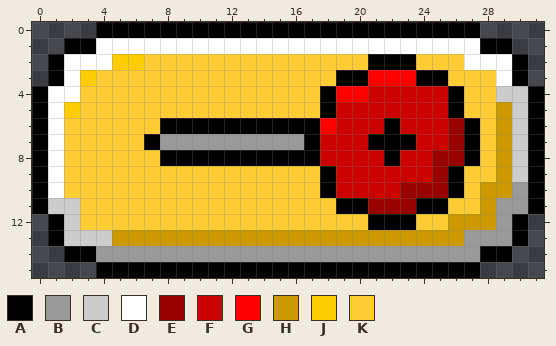
One commit to this pixel-art sprite: sprites/button/button_off.png. The first picture shows the starting point.
The file is 32x16 pixels.
Palette (. is transparent): A #000000  B #999999  C #cccccc  D #ffffff  E #990000  F #cc0000  G #ff0000  H #cc9900  J #ffcc00  K #ffcc33
Pixels before, first column x 0:
 0 ....AAAAAAAAAAAAAAAAAAAAAAAA....
 1 ..AADDDDDDDDDDDDDDDDDDDDDDDDAA..
 2 .ADDDJJKKKKKKKKKKKKKKAAAKKKDDDA.
 3 .ADJKKKKKKKKKKKKKKKAAGGGAAKKKDA.
 4 ADDKKKKKKKKKKKKKKKAGGFFFFFAKKCCA
 5 ADJKKKKKKKKKKKKKKKAFFFFFFFAKKHCA
 6 ADKKKKKKAAAAAAAAAAGFFFAFFFEAKHCA
 7 ADKKKKKABBBBBBBBBAFFFAAAFFEAKHCA
 8 ADKKKKKKAAAAAAAAAAFFFFAFFEEAKHCA
 9 ADKKKKKKKKKKKKKKKKAFFFFFFEAKKHCA
10 ADKKKKKKKKKKKKKKKKAFFFFEEEAKHHBA
11 ACCKKKKKKKKKKKKKKKKAAEEEAAKKHBBA
12 .ACKKKKKKKKKKKKKKKKKKAAAKKHHHBA.
13 .ACCCHHHHHHHHHHHHHHHHHHHHHHBBBA.
14 ..AABBBBBBBBBBBBBBBBBBBBBBBBAA..
15 ....AAAAAAAAAAAAAAAAAAAAAAAA....
Once edited:
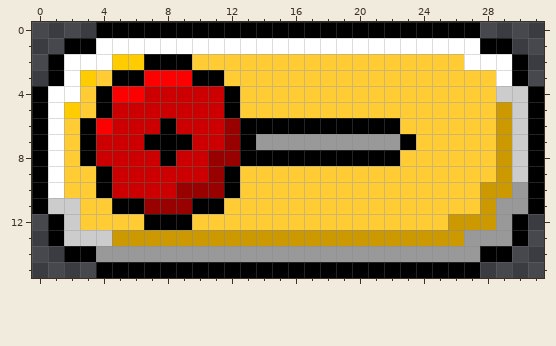
Message: Changed rotation of switch buttons
Difference:
Colour B gives way to colour A in row 7 at x 8 to 9 and 13.
Colour F gives way to colour A in row 6 at x 19 to 21; in row 8 at x 18 to 21.
Colour G gives way to colour A in row 6 at x 18.
Colour K gives way to colour A in row 2 at x 7 to 9; in row 3 at x 5 to 6 and 10 to 11; in rows 4 to 5 at x 4 and 12; in rows 6 to 8 at x 3; in rows 9 to 10 at x 4 and 12; in row 11 at x 5 to 6 and 10 to 11.
Colour K gives way to colour A in row 12 at x 7 to 9.
Colour A gives way to colour B in row 7 at x 17 and 21 to 22.
Colour F gives way to colour B in row 7 at x 18 to 20.
Colour A gives way to colour E in row 6 at x 12; in row 8 at x 11 to 12.
Colour B gives way to colour E in row 7 at x 12.
Colour K gives way to colour E in row 9 at x 11; in row 10 at x 9 to 11; in row 11 at x 7 to 9.
Colour A gives way to colour F in row 6 at x 9 to 11; in row 8 at x 9 to 10.
Colour B gives way to colour F in row 7 at x 10 to 11.
Colour K gives way to colour F in row 4 at x 7 to 11; in row 5 at x 5 to 11; in row 6 at x 5 to 7; in row 7 at x 4 to 6; in row 8 at x 4 to 7; in row 9 at x 5 to 10.
Colour K gives way to colour F in row 10 at x 5 to 8.
Colour K gives way to colour G in row 3 at x 7 to 9; in row 4 at x 5 to 6; in row 6 at x 4.
Colour A gives way to colour K in row 2 at x 21 to 23; in row 3 at x 19 to 20 and 24 to 25; in rows 4 to 5 at x 18 and 26; in rows 6 to 8 at x 27; in rows 9 to 10 at x 18 and 26; in row 11 at x 19 to 20 and 24 to 25.
Colour A gives way to colour K in row 12 at x 21 to 23.
Colour E gives way to colour K in rows 6 to 7 at x 26; in row 8 at x 25 to 26; in row 9 at x 25; in row 10 at x 23 to 25; in row 11 at x 21 to 23.
Colour F gives way to colour K in row 4 at x 21 to 25; in row 5 at x 19 to 25; in row 6 at x 23 to 25; in row 7 at x 24 to 25; in row 8 at x 23 to 24; in row 9 at x 19 to 24.
Colour F gives way to colour K in row 10 at x 19 to 22.
Colour G gives way to colour K in row 3 at x 21 to 23; in row 4 at x 19 to 20.
Changed places in both pictures, as pixel boxes (x1, y1, x2, y2):
changed: (80, 54, 480, 230)
